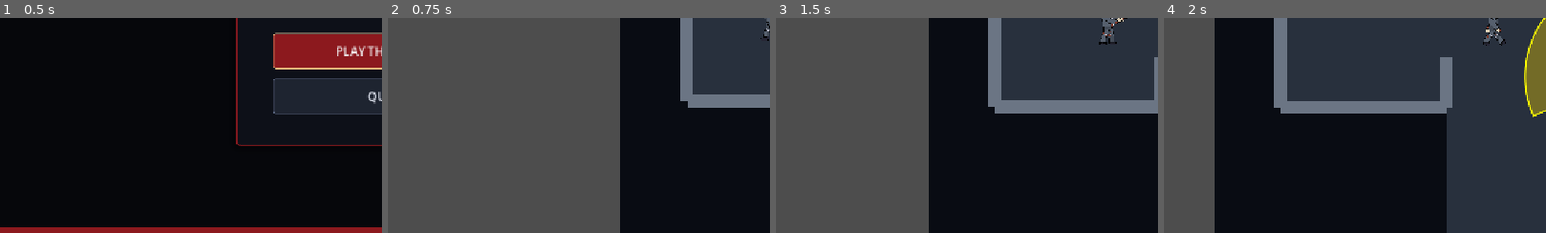
Above: before the commit, frames 1-4 (left to right).
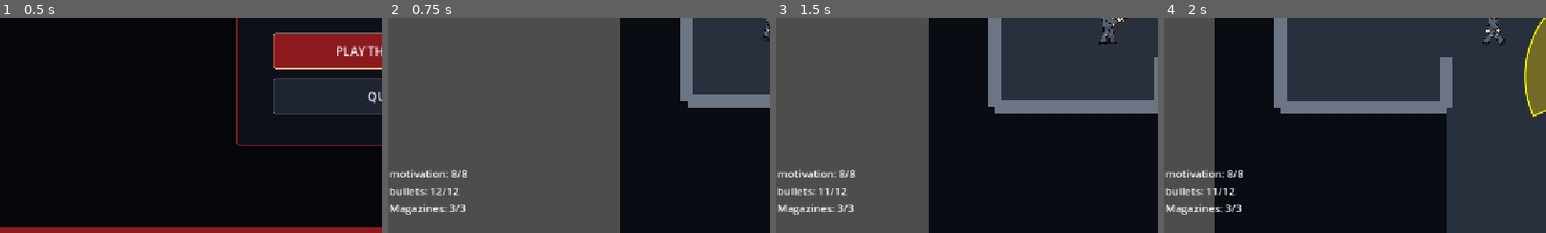
Above: after the commit, the same moments.

Repository: Lolanimus/EscapeFromBrothersk
Game: Godot game, scene res://scenes/main_menu.tscn
Two runs of this game, one before a commit and one after it. Both use one fixed random seed, a clock stepped at 60 frames per second and the inputs below.
Inputs (mouse positions are % of the whole screen's width and height, from its top left):
- Up to frame 1 (0.5 s): no input
- Up to frame 2 (0.75 s): click "PLAY THE GAME" at 0.5 s
- Up to frame 3 (1.5 s): tap Enter at 1.25 s; move the mouse to (72, 45) at 1.27 s; hold D (move_right) from 1.28 s (still down); tap E (interact) at 1.35 s; click (72, 45) at 1.42 s
- Up to frame 4 (2 s): keep holding D (move_right)
The pictures show only the part of the screen within x 0-50%, y 50-100%; the shares and areas given below are measured in that part.

Frame 1 is identical in both runs. In frame 2, 1.3% of the frame differs, in the area x 0-21%, y 70-92%; in frame 3, 1.2%; in frame 4, 1.3%.

Commit message:
Player has motivation, bullets, and magazine

Diff:
--- a/project.godot
+++ b/project.godot
@@ -60,6 +60,11 @@
 "events": [Object(InputEventMouseButton,"resource_local_to_scene":false,"resource_name":"","device":-1,"window_id":0,"a …(253 unchanged characters)…
 ]
 }
+reload={
+"deadzone": 0.2,
+"events": [Object(InputEventKey,"resource_local_to_scene":false,"resource_name":"","device":-1,"window_id":0,"alt_pressed":false,"shift_pressed":false,"ctrl_pressed":false,"meta_pressed":false,"pressed":false,"keycode":0,"physical_keycode":82,"key_label":0,"unicode":114,"location":0,"echo":false,"script":null)
+]
+}
 
 [rendering]
 
--- a/scenes/main.tscn
+++ b/scenes/main.tscn
@@ -190,6 +190,14 @@
 [node name="Camera2D" type="Camera2D" parent="Player" unique_id=1666563782]
 script = ExtResource("4_camera")
 
+[node name="CanvasLayer" type="CanvasLayer" parent="Player" unique_id=92917960]
+
+[node name="StatsLabel" type="Label" parent="Player/CanvasLayer" unique_id=834611085]
+offset_left = 2.0
+offset_top = 547.0
+offset_right = 230.0
+offset_bottom = 648.0
+
 [node name="Pickups" type="Node2D" parent="." unique_id=272605550]
 
 [node name="Pistol" type="Area2D" parent="Pickups" unique_id=1674564713 groups=["weapon_pickups"]]
--- a/scripts/enemy.gd
+++ b/scripts/enemy.gd
@@ -81,6 +81,9 @@
 		gun.set_trigger(false)
 	set_physics_process(false)
 
+	if target != null and target.has_method("on_enemy_killed"):
+		target.on_enemy_killed()
+
 
 func _get_next_pursuit_position() -> Vector2:
 	var navigation_host := get_parent()
--- a/scripts/player.gd
+++ b/scripts/player.gd
@@ -21,9 +21,27 @@
 var _last_facing: StringName = &"side"
 var _last_side_faces_right := false
 
+var motivation:= 8
+var pistol_magazines = 3
+var pistol_bullet = 12
+
+const MAX_MAG = 3
+const MAX_PISTOL_BULLET = 12
+const MAX_MOTIVATION = 8
+
+
+
 @onready var aim_pivot: Node2D = $AimPivot
 @onready var muzzle: Marker2D = $Muzzle
 @onready var skin: AnimatedSprite2D = $skin
+@onready var stats_label: Label = $CanvasLayer/StatsLabel
+
+func _process(_delta: float) -> void:
+	stats_label.text = "motivation: %d/%d\nbullets: %d/%d\nMagazines: %d/%d" % [
+		motivation, MAX_MOTIVATION,
+		pistol_bullet, MAX_PISTOL_BULLET,
+		pistol_magazines, MAX_MAG,
+	]
 
 
 func _ready() -> void:
@@ -56,10 +74,15 @@
 	if (
 		Input.is_action_just_pressed("shoot")
 		and active_weapon == &"pistol"
+		and pistol_bullet > 0
 		and is_zero_approx(_pistol_cooldown_remaining)
 	):
 		_fire_pistol()
+		pistol_bullet -= 1
 		_pistol_cooldown_remaining = pistol_firing_cadence
+	if Input.is_action_just_pressed("reload"):
+		_reload_pistol()
+
 
 	var direction := Input.get_vector("move_left", "move_right", "move_up", "move_down")
 	velocity = direction * speed
@@ -173,3 +196,26 @@
 	skin.position = SKIN_BASE_POSITION
 	if skin.animation == &"walk_down":
 		skin.position.y += -1.0 if skin.frame == 0 else 1.0
+
+
+# Called by enemy bullets when they hit the player.
+func take_police_projectile_hit() -> void:
+	motivation = maxi(motivation - 1, 0)
+
+
+# Called by an enemy when the player kills him.
+func on_enemy_killed() -> void:
+	motivation = mini(motivation + 1, MAX_MOTIVATION)
+
+
+
+func _reload_pistol() -> void:
+	if active_weapon != &"pistol":
+		return
+	if pistol_magazines <= 0:
+		return  # no magazines left
+	if pistol_bullet == MAX_PISTOL_BULLET:
+		return  # already full, don't waste a magazine
+
+	pistol_magazines -= 1
+	pistol_bullet = MAX_PISTOL_BULLET
